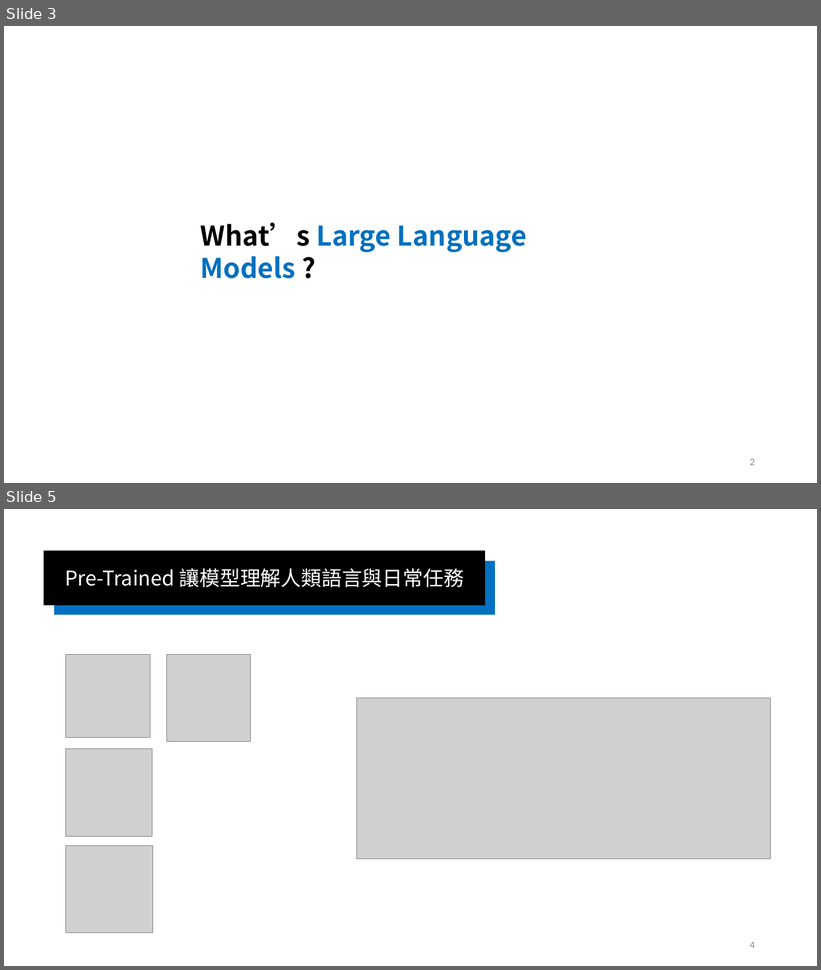
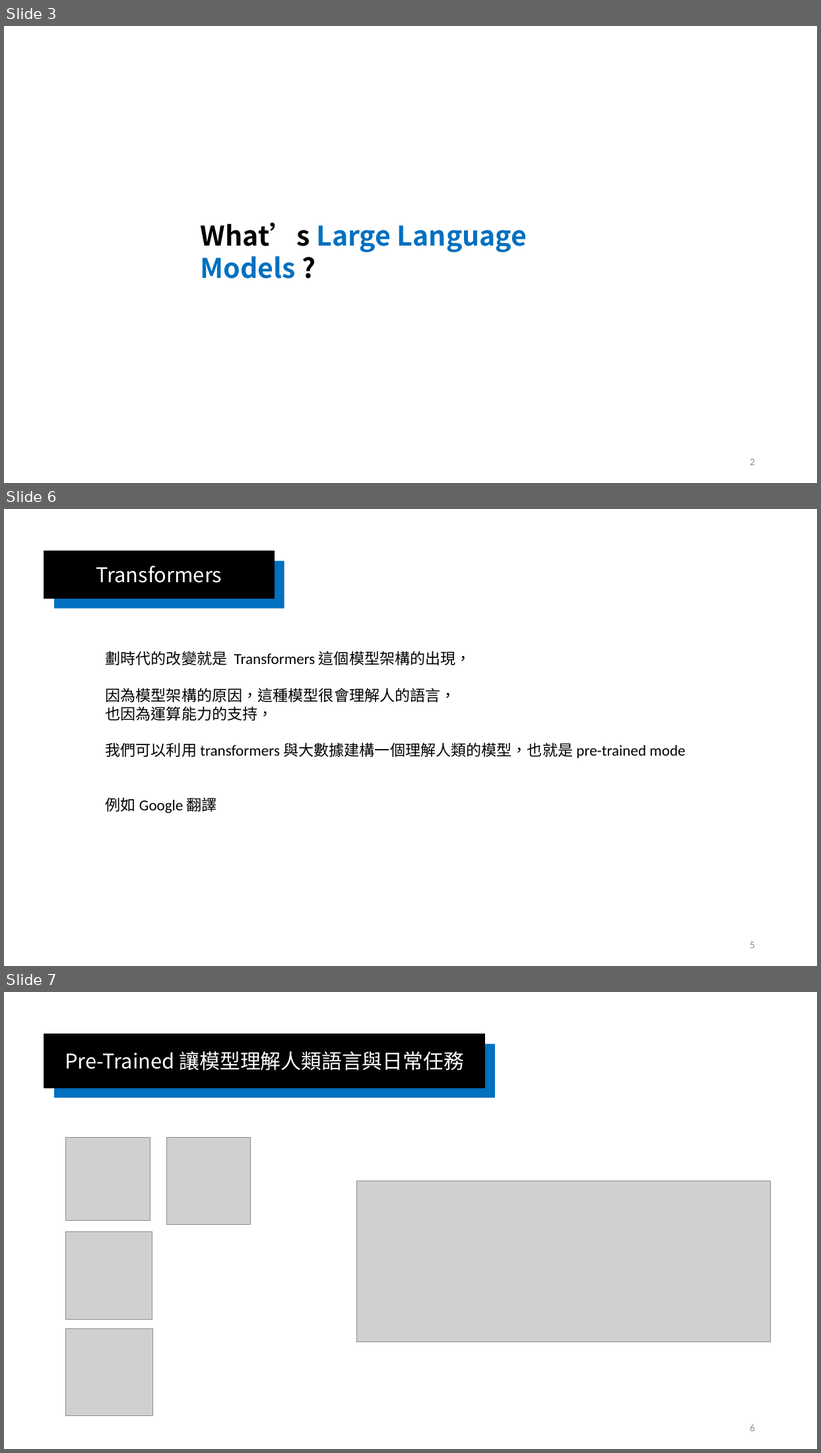
Before and after one commit to cathayins/llama_club, a slide deck: R1/R1.pptx. Shown one above the other, each under a label of ours: slides 3 and 5 before the commit, slides 3, 6 and 7 after it; the slides between them are not shown. The pictures are 821x970 and 821x1453 pixels, drawn with LibreOffice and Linux fonts; fonts in the diff are those of the drawing; grey boxes stand for pictures. Boxes give left, top, right and bottom in pixels: in the first picture for what was removed or moved away, otherwise in the second. Text is boxed around its words. In the diff, an @@ line names an element or a change of style, - is before the commit and + after.

```diff
--- a/R1/R1.pptx
+++ b/R1/R1.pptx
@@ slide 6 added at <box>4,509,817,966</box>, background #FFFFFF @@
@@ rectangle added at <box>44,551,274,599</box>, fill #000000, outline #000000 1 pt, 24 pt, text #FFFFFF @@
+Transformers
@@ rectangle added at <box>54,561,284,609</box>, fill #0070C0 @@
@@ text added at <box>106,651,685,813</box>, 18 pt, text #000000 @@
+劃時代的改變就是 Transformers 這個模型架構的出現，
+因為模型架構的原因，這種模型很會理解人的語言，
+也因為運算能力的支持，
+我們可以利用 transformers 與大數據建構一個理解人類的模型，也就是 pre-trained mode
+例如 Google 翻譯
@@ page number added at <box>750,942,755,949</box>, 12 pt, text #8C8C8C @@
+5
@@ what was slide 5 is now slide 7 @@
@@ page number at <box>750,1424,755,1432</box>: text changed @@
-4
+6
```
Also in this commit, not shown: 10 slides changed, 1 other slide added, 2 other files.
